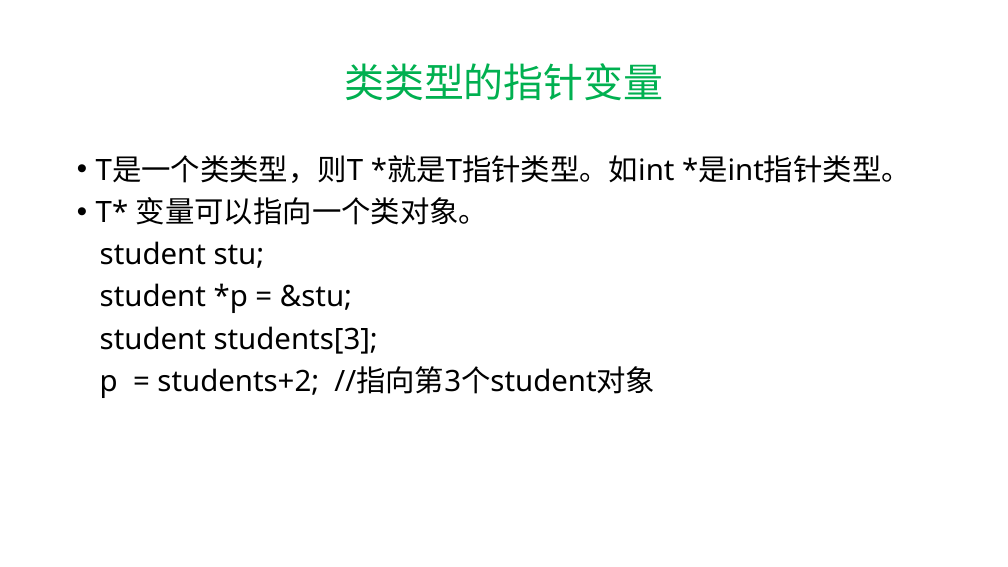
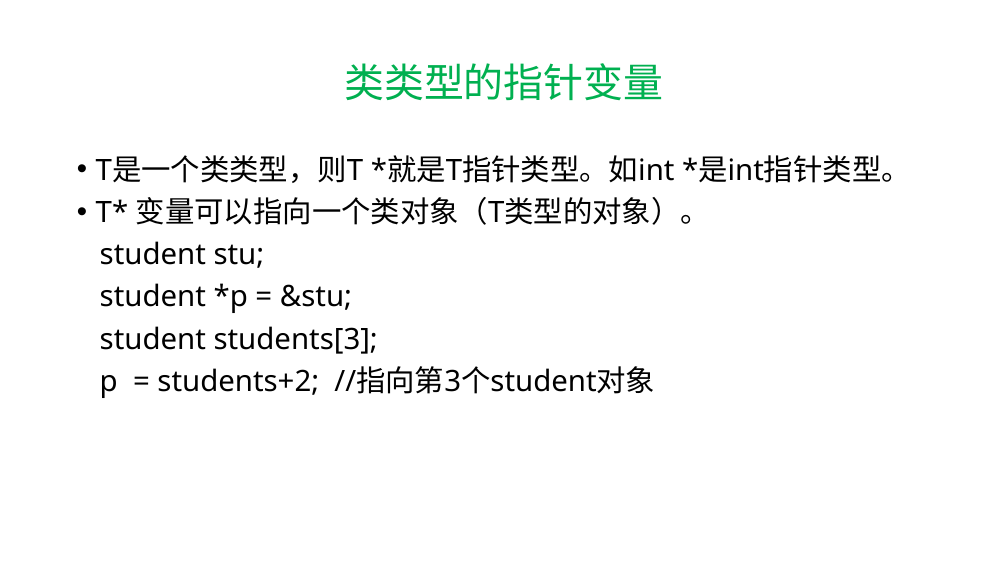
Before and after one commit to hwdong-net/cplusplus17, a slide deck: slide 16 of ppt/第7章 类和对象.pptx. Drawn at 1008x567 pixels with LibreOffice and Linux fonts; fonts in the diff are those of the drawing. Boxes give left, top, right and bottom in pixels: in the first picture for what was removed or moved away, otherwise in the second. Text is boxed around its words. In the diff, an @@ line names an element or a change of style, - is before the commit and + after.

```diff
--- a/ppt/第7章 类和对象.pptx
+++ b/ppt/第7章 类和对象.pptx
@@ text at <box>96,197,710,225</box>: text changed @@
-• T* 变量可以指向一个类对象。
+• T* 变量可以指向一个类对象（T类型的对象）。
```
Also in this commit, not shown: 10 other slides changed, 4 slides added, 15 slides removed.
